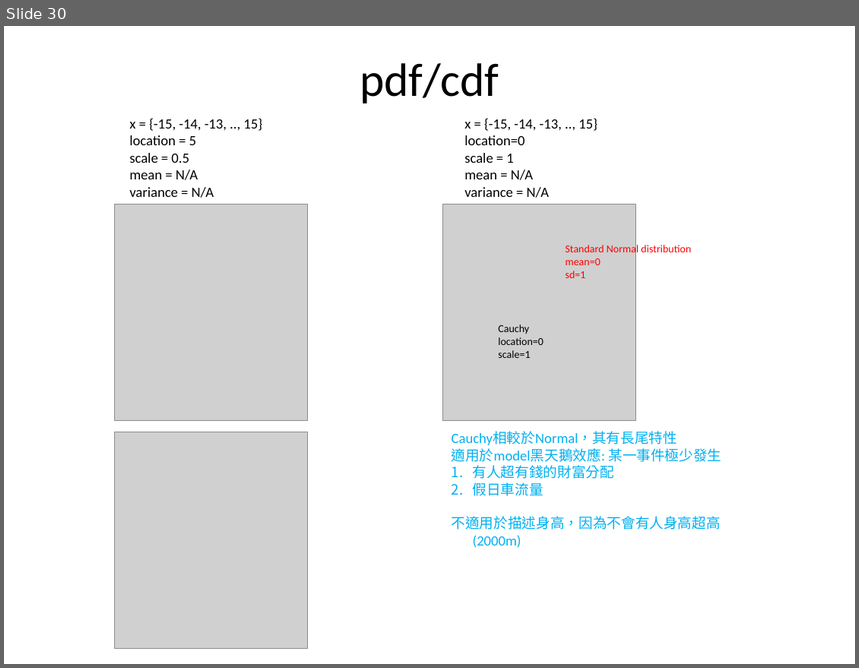
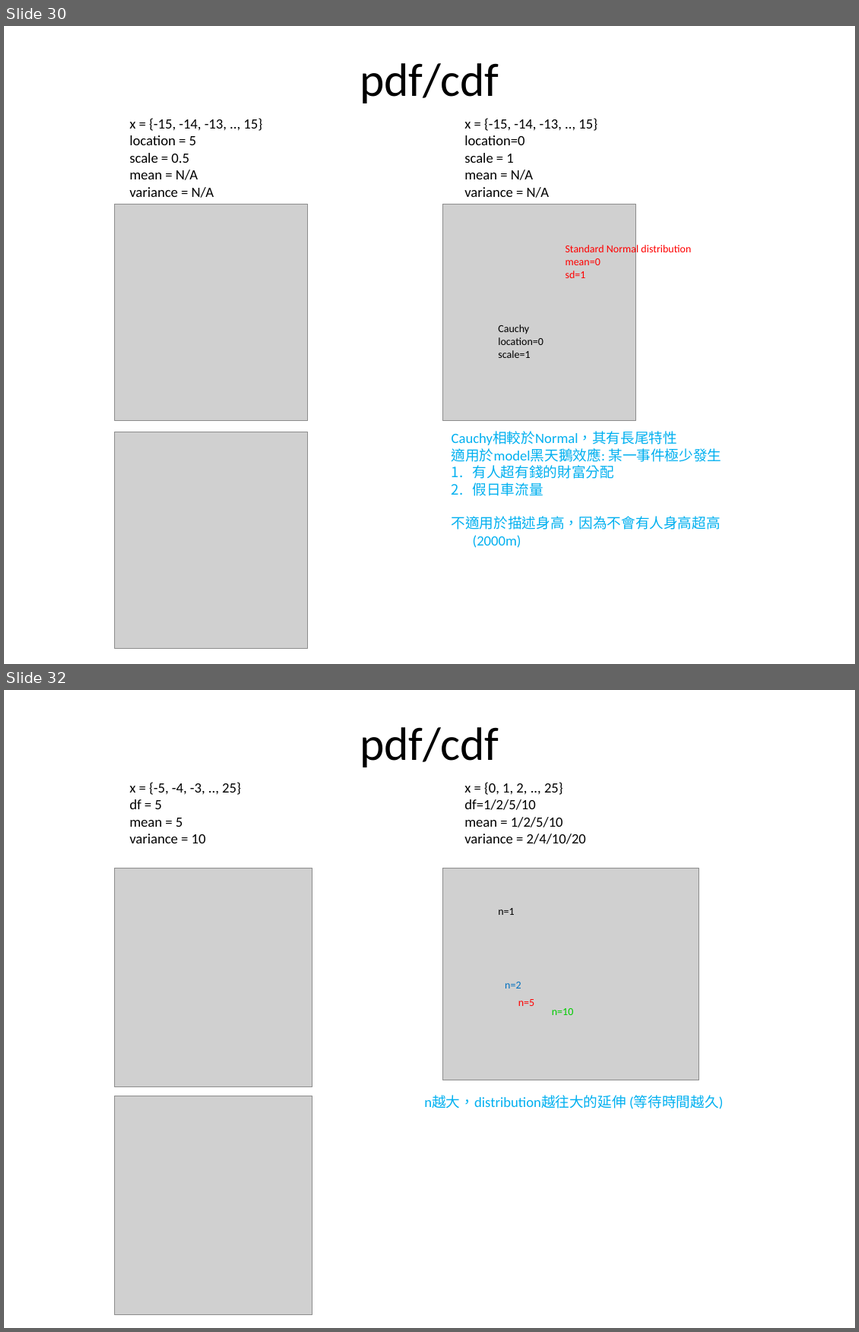
Before and after one commit to fuchingy/data_science, a slide deck: probability/doc/random_variable_distribution.pptx. Shown one above the other, each under a label of ours: slide 30 before the commit, slides 30 and 32 after it; the slides between them are not shown. The pictures are 859x668 and 859x1332 pixels, drawn with LibreOffice and Linux fonts; fonts in the diff are those of the drawing; grey boxes stand for pictures. Boxes give left, top, right and bottom in pixels: in the first picture for what was removed or moved away, otherwise in the second. Text is boxed around its words. In the diff, an @@ line names an element or a change of style, - is before the commit and + after.

```diff
--- a/probability/doc/random_variable_distribution.pptx
+++ b/probability/doc/random_variable_distribution.pptx
@@ slide 32 added at <box>4,690,855,1328</box>, background #FFFFFF @@
@@ title added at <box>360,727,499,768</box>, 39.6 pt, text #000000 @@
+pdf/cdf
@@ text added at <box>129,782,241,844</box>, 12 pt, text #000000 @@
+x = {-5, -4, -3, .., 25}
+df = 5
+mean = 5
+variance = 10
@@ text added at <box>465,782,586,844</box>, 12 pt, text #000000 @@
+x = {0, 1, 2, .., 25}
+df=1/2/5/10
+mean = 1/2/5/10
+variance = 2/4/10/20
@@ picture added at <box>115,869,312,1087</box> @@
@@ picture added at <box>443,869,699,1081</box> @@
@@ text added at <box>498,908,514,915</box>, 9 pt, text #000000 @@
+n=1
@@ text added at <box>505,982,521,989</box>, 9 pt, text #0070C0 @@
+n=2
@@ text added at <box>519,999,534,1006</box>, 9 pt, text #FF0000 @@
+n=5
@@ text added at <box>552,1008,574,1015</box>, 9 pt, text #00CC00 @@
+n=10
@@ picture added at <box>115,1096,312,1315</box> @@
@@ text added at <box>424,1096,723,1110</box>, 12 pt, text #00B0F0 @@
+n越大，distribution越往大的延伸 (等待時間越久)
```
Also in this commit, not shown: 2 slides changed, 6 other slides added.
